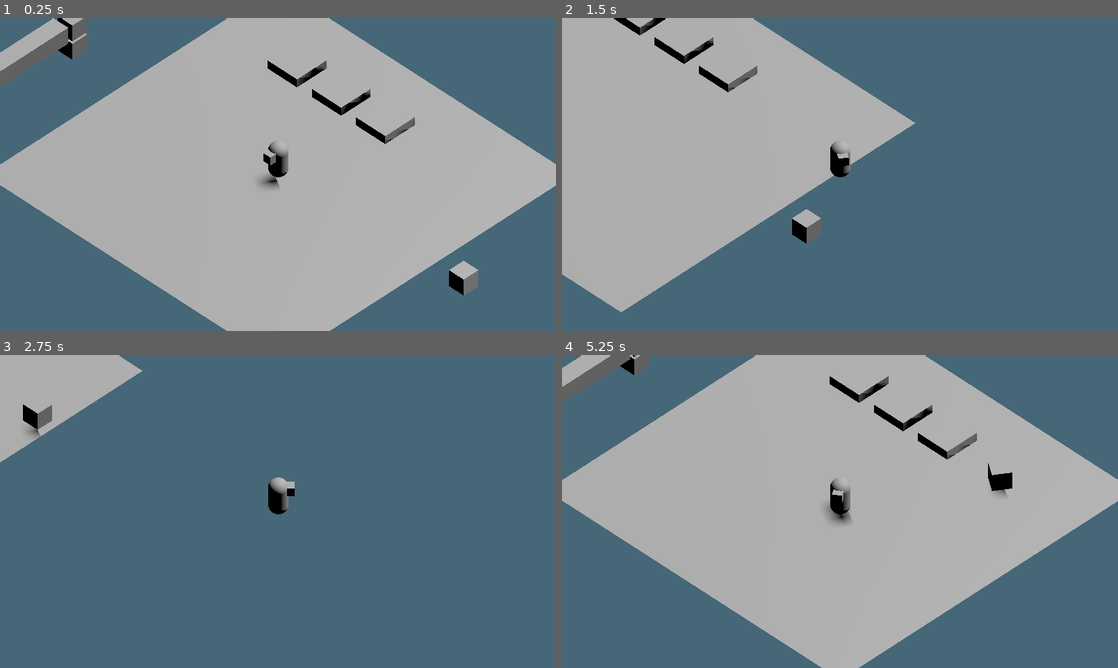
Above: before the commit, frames 1-4 (two rows, left to right).
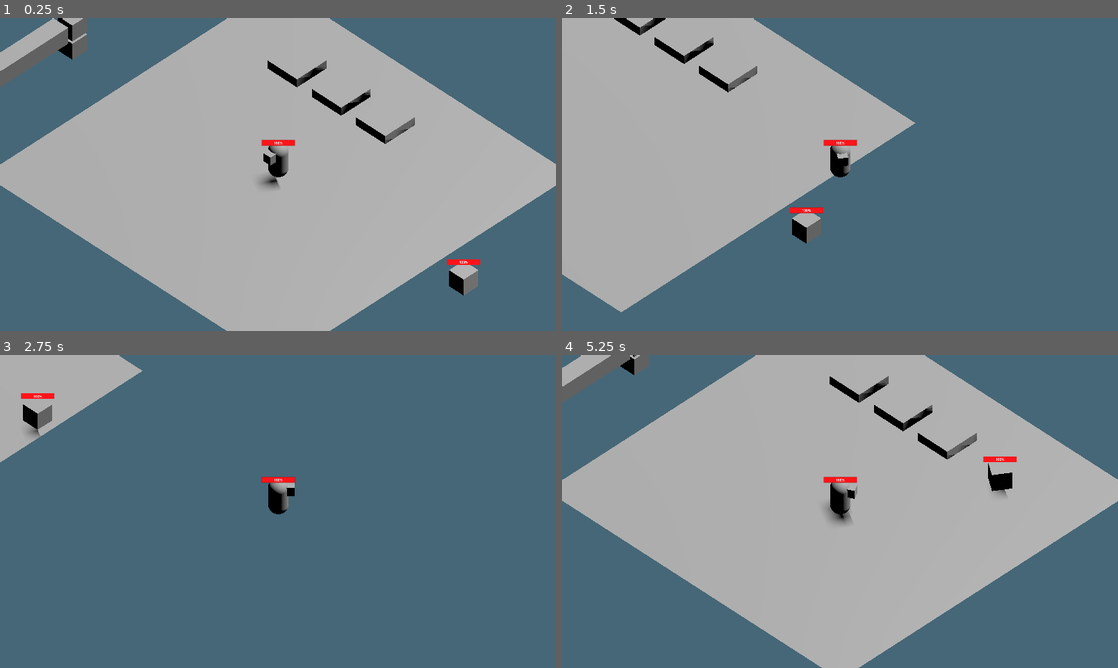
Above: after the commit, the same moments.

Repository: Scrawach/cybertale
Game: Godot game, scene res://root.tscn
The game is run twice, just before and just after one commit, with the same random seed, the same clock (stepped at 60 frames per second) and the same inputs.
Inputs (mouse positions are in pixels of both pictures, inside the frame that each line leads up to):
- Up to frame 1 (0.25 s): no input
- Up to frame 2 (1.5 s): tap Enter at 0.5 s; move the mouse to (962, 158) at 0.52 s; hold D (move_right) 0.53-1.28 s; click (962, 158) at 0.6 s; tap Space (dash) at 0.8, 1.35 s; move the mouse to (728, 190) at 1.27 s; hold S (move_backward) from 1.28 s (still down)
- Up to frame 3 (2.75 s): click (166, 527) at 1.55 s; move the mouse to (333, 442) at 2.02 s; release S (move_backward) at 2.03 s; hold D (move_right) from 2.03 s (still down); click (333, 442) at 2.1 s; tap Space (dash) at 2.3 s
- Up to frame 4 (5.25 s): move the mouse to (812, 574) at 2.77 s; release D (move_right) at 2.78 s; hold W (move_forward) 2.78-3.53 s; tap Space (dash) at 2.85, 3.8, 4.35 s; click (812, 574) at 3.05 s; move the mouse to (1006, 558) at 3.52 s; hold A (move_left) 3.53-5.03 s; click (1006, 558) at 3.6 s; move the mouse to (673, 464) at 4.27 s; click (673, 464) at 4.55 s; move the mouse to (867, 511) at 5.02 s; hold S (move_backward) from 5.03 s (still down); click (867, 511) at 5.1 s

The runs differ from the first frame. In frame 1, 0.2% of the frame differs, in the area x 47-87%, y 38-79%; in frame 2, 0.2%; in frame 3, 0.2%; in frame 4, 0.3%, in the area x 47-82%, y 32-53%.

Commit message:
feature: add hitboxes for enemies, add hurtbox for hero, implement attack behaviour

Diff:
--- a/src/gameplay/camera/camera_point.gd
+++ b/src/gameplay/camera/camera_point.gd
@@ -14,3 +14,12 @@
 
 func shake(strength: float = 0.1):
 	shaker.shake(strength)
+
+func get_mouse_position_in_world_3d() -> Vector3:
+	var plane = Plane(Vector3(0, 1, 0), 0)
+	var ray_length = 1000
+	var mouse_position = get_viewport().get_mouse_position()
+	var from = camera.project_ray_origin(mouse_position)
+	var to = from + camera.project_ray_normal(mouse_position) * ray_length
+	var cursor_position_on_plane = plane.intersects_ray(from, to)
+	return cursor_position_on_plane
--- /dev/null
+++ b/src/gameplay/common/death.gd
@@ -0,0 +1,13 @@
+class_name Death
+extends Node
+
+@export var health: Health
+@export var body: Node3D
+
+func _ready() -> void:
+	health.died.connect(_on_died)
+
+func _on_died() -> void:
+	# play die animation
+	# disable AI and etc
+	body.queue_free()
--- a/src/gameplay/common/health.gd
+++ b/src/gameplay/common/health.gd
@@ -1,2 +1,20 @@
 class_name Health
 extends Node
+
+signal changed(health: Health)
+signal died()
+
+@export var value: int
+@export var max_value: int
+
+func take_damage(strength: int) -> void:
+	value = max(0, value - strength)
+	print(value)
+	changed.emit(self)
+
+	if value == 0:
+		died.emit()
+
+func heal(strength: int) -> void:
+	value = min(value + strength, max_value)
+	changed.emit(self)
--- /dev/null
+++ b/src/gameplay/common/health_bar.gd
@@ -0,0 +1,14 @@
+class_name HealthBar
+extends Node3D
+
+@export var health: Health
+
+@onready var bar: ProgressBar = $SubViewport/ProgressBar
+
+func _ready() -> void:
+	health.changed.connect(_on_health_changed)
+	_on_health_changed(health)
+
+func _on_health_changed(health: Health) -> void:
+	bar.max_value = health.max_value
+	bar.value = health.value
--- /dev/null
+++ b/src/gameplay/common/health_bar.tscn
@@ -0,0 +1,45 @@
+[gd_scene load_steps=5 format=3 uid="uid://cmhrypiiccgbj"]
+
+[ext_resource type="Script" uid="uid://djybj3561lyf3" path="res://gameplay/common/health_bar.gd" id="1_g5vyt"]
+
+[sub_resource type="ViewportTexture" id="ViewportTexture_lwwil"]
+viewport_path = NodePath("SubViewport")
+
+[sub_resource type="StyleBoxFlat" id="StyleBoxFlat_yer6i"]
+bg_color = Color(0, 0, 0, 1)
+
+[sub_resource type="StyleBoxFlat" id="StyleBoxFlat_14oge"]
+bg_color = Color(1, 0.0823529, 0.0980392, 1)
+
+[node name="Health Bar" type="Node3D"]
+script = ExtResource("1_g5vyt")
+
+[node name="Sprite3D" type="Sprite3D" parent="."]
+billboard = 1
+double_sided = false
+no_depth_test = true
+texture = SubResource("ViewportTexture_lwwil")
+
+[node name="SubViewport" type="SubViewport" parent="."]
+transparent_bg = true
+handle_input_locally = false
+gui_snap_controls_to_pixels = false
+size = Vector2i(480, 270)
+render_target_update_mode = 4
+
+[node name="ProgressBar" type="ProgressBar" parent="SubViewport"]
+custom_minimum_size = Vector2(160, 20)
+anchors_preset = 8
+anchor_left = 0.5
+anchor_top = 0.5
+anchor_right = 0.5
+anchor_bottom = 0.5
+offset_left = -2.0
+offset_top = -13.5
+offset_right = 2.0
+offset_bottom = 13.5
+grow_horizontal = 2
+grow_vertical = 2
+theme_override_styles/background = SubResource("StyleBoxFlat_yer6i")
+theme_override_styles/fill = SubResource("StyleBoxFlat_14oge")
+value = 50.0
--- /dev/null
+++ b/src/gameplay/common/hitbox.gd
@@ -0,0 +1,13 @@
+class_name HitBox
+extends Area3D
+
+@export var health: Health
+
+func _ready() -> void:
+	area_entered.connect(_on_area_entered)
+
+func _on_area_entered(damage: Damage) -> void:
+	if damage == null:
+		return
+
+	health.take_damage(damage.value)
--- a/src/gameplay/enemies/turret/turret.gd
+++ b/src/gameplay/enemies/turret/turret.gd
@@ -17,7 +17,7 @@
 	target = null
 
 
-func _physics_process(delta: float) -> void:
+func _physics_process(_delta: float) -> void:
 	if target == null:
 		return
 
--- a/src/gameplay/enemies/turret/turret.tscn
+++ b/src/gameplay/enemies/turret/turret.tscn
@@ -1,7 +1,11 @@
-[gd_scene load_steps=9 format=3 uid="uid://cgvvgdk5wett8"]
+[gd_scene load_steps=14 format=3 uid="uid://cgvvgdk5wett8"]
 
 [ext_resource type="Script" uid="uid://c6tu0t66dklqx" path="res://gameplay/enemies/turret/turret.gd" id="1_5sm3u"]
 [ext_resource type="Script" uid="uid://d35kd0bck3s7d" path="res://gameplay/common/damage.gd" id="2_4qn16"]
+[ext_resource type="Script" uid="uid://b8hqs1hbipqv7" path="res://gameplay/common/health.gd" id="3_pah8q"]
+[ext_resource type="Script" uid="uid://piwtt8eoedqa" path="res://gameplay/common/hitbox.gd" id="4_fj17f"]
+[ext_resource type="PackedScene" uid="uid://cmhrypiiccgbj" path="res://gameplay/common/health_bar.tscn" id="5_wvp2x"]
+[ext_resource type="Script" uid="uid://dkkhphqh8vkxx" path="res://gameplay/common/death.gd" id="6_6kv0s"]
 
 [sub_resource type="BoxShape3D" id="BoxShape3D_5sm3u"]
 size = Vector3(1.27789, 2.26379, 1.22473)
@@ -19,6 +23,9 @@
 
 [sub_resource type="BoxMesh" id="BoxMesh_5sm3u"]
 size = Vector3(1, 1, 25)
+
+[sub_resource type="SphereShape3D" id="SphereShape3D_wvp2x"]
+radius = 1.0
 
 [node name="Turret" type="Node3D"]
 script = ExtResource("1_5sm3u")
@@ -78,5 +85,30 @@
 wait_time = 2.0
 one_shot = true
 
+[node name="Health" type="Node" parent="."]
+script = ExtResource("3_pah8q")
+value = 10
+max_value = 10
+
+[node name="HitBox" type="Area3D" parent="." node_paths=PackedStringArray("health")]
+transform = Transform3D(1, 0, 0, 0, 1, 0, 0, 0, 1, 0, 0.738309, 0)
+collision_layer = 32
+collision_mask = 64
+script = ExtResource("4_fj17f")
+health = NodePath("../Health")
+
+[node name="CollisionShape3D" type="CollisionShape3D" parent="HitBox"]
+shape = SubResource("SphereShape3D_wvp2x")
+
+[node name="Health Bar" parent="." node_paths=PackedStringArray("health") instance=ExtResource("5_wvp2x")]
+transform = Transform3D(1, 0, 0, 0, 1, 0, 0, 0, 1, 0, 2, 0)
+health = NodePath("../Health")
+
+[node name="Death" type="Node" parent="." node_paths=PackedStringArray("health", "body")]
+script = ExtResource("6_6kv0s")
+health = NodePath("../Health")
+body = NodePath("..")
+metadata/_custom_type_script = "uid://dkkhphqh8vkxx"
+
 [connection signal="body_entered" from="Observer" to="." method="_on_observer_body_entered"]
 [connection signal="body_exited" from="Observer" to="." method="_on_observer_body_exited"]
--- a/src/gameplay/enemies/virus/chasing_virus.tscn
+++ b/src/gameplay/enemies/virus/chasing_virus.tscn
@@ -1,7 +1,11 @@
-[gd_scene load_steps=6 format=3 uid="uid://bkfe7or2qr1ti"]
+[gd_scene load_steps=11 format=3 uid="uid://bkfe7or2qr1ti"]
 
 [ext_resource type="Script" uid="uid://b47jb5u0e2f1m" path="res://gameplay/enemies/virus/virus.gd" id="1_s1dqi"]
 [ext_resource type="Script" uid="uid://d35kd0bck3s7d" path="res://gameplay/common/damage.gd" id="2_0etyu"]
+[ext_resource type="Script" uid="uid://piwtt8eoedqa" path="res://gameplay/common/hitbox.gd" id="3_tdwn7"]
+[ext_resource type="Script" uid="uid://b8hqs1hbipqv7" path="res://gameplay/common/health.gd" id="4_hetxe"]
+[ext_resource type="PackedScene" uid="uid://cmhrypiiccgbj" path="res://gameplay/common/health_bar.tscn" id="5_hetxe"]
+[ext_resource type="Script" uid="uid://dkkhphqh8vkxx" path="res://gameplay/common/death.gd" id="6_tkedg"]
 
 [sub_resource type="BoxMesh" id="BoxMesh_vvh5c"]
 
@@ -10,6 +14,9 @@
 
 [sub_resource type="SphereShape3D" id="SphereShape3D_jnlp7"]
 radius = 5.0
+
+[sub_resource type="SphereShape3D" id="SphereShape3D_tkedg"]
+radius = 1.0
 
 [node name="Chasing Virus" type="Node3D"]
 script = ExtResource("1_s1dqi")
@@ -44,5 +51,32 @@
 [node name="Cooldown Timer" type="Timer" parent="."]
 one_shot = true
 
+[node name="HitBox" type="Area3D" parent="." node_paths=PackedStringArray("health")]
+transform = Transform3D(1, 0, 0, 0, 1, 0, 0, 0, 1, 0, 1, 0)
+collision_layer = 32
+collision_mask = 64
+script = ExtResource("3_tdwn7")
+health = NodePath("../Health")
+metadata/_custom_type_script = "uid://piwtt8eoedqa"
+
+[node name="CollisionShape3D" type="CollisionShape3D" parent="HitBox"]
+shape = SubResource("SphereShape3D_tkedg")
+
+[node name="Health" type="Node" parent="."]
+script = ExtResource("4_hetxe")
+value = 10
+max_value = 10
+metadata/_custom_type_script = "uid://b8hqs1hbipqv7"
+
+[node name="Health Bar" parent="." node_paths=PackedStringArray("health") instance=ExtResource("5_hetxe")]
+transform = Transform3D(1, 0, 0, 0, 1, 0, 0, 0, 1, 0, 2, 0)
+health = NodePath("../Health")
+
+[node name="Death" type="Node" parent="." node_paths=PackedStringArray("health", "body")]
+script = ExtResource("6_tkedg")
+health = NodePath("../Health")
+body = NodePath("..")
+metadata/_custom_type_script = "uid://dkkhphqh8vkxx"
+
 [connection signal="body_entered" from="Observer" to="." method="_on_observer_body_entered"]
 [connection signal="body_exited" from="Observer" to="." method="_on_observer_body_exited"]
--- a/src/gameplay/enemies/virus/virus.gd
+++ b/src/gameplay/enemies/virus/virus.gd
@@ -23,7 +23,7 @@
 	process_state(current_state, delta)
 
 func process_state(state: State, delta: float) -> void:
-	match current_state:
+	match state:
 		State.Idle:
 			pass
 		State.Walking:
@@ -79,7 +79,7 @@
 	target = body
 	switch_to(State.Chasing)
 
-func _on_observer_body_exited(body: Node3D) -> void:
+func _on_observer_body_exited(_body: Node3D) -> void:
 	if not is_endless_chasing:
 		target = null
 		switch_to(State.Idle)
--- a/src/gameplay/hero/hero.gd
+++ b/src/gameplay/hero/hero.gd
@@ -7,9 +7,13 @@
 
 @onready var hitbox: Area3D = $Hitbox
 @onready var dash_timer: Timer = $"Dash Timer"
+@onready var health: Health = $Health
+
+@onready var attack_cooldown: Timer = $"Attack Cooldown"
 
 var is_dash: bool = false
 var direction_angle: float
+var is_attack_processing: bool
 
 func _ready() -> void:
 	dash_timer.timeout.connect(_on_dash_timeout)
@@ -19,12 +23,16 @@
 	if Input.is_action_just_pressed("dash") and not is_dash:
 		_start_dash()
 
-	_rotation_process(delta)
+	if not is_dash:
+		if Input.is_action_just_pressed("attack") and attack_cooldown.is_stopped():
+			_attack_process()
 
-	if not is_dash:
 		_movement_process(delta)
 	else:
 		_dash_process(delta)
+
+	if not is_attack_processing:
+		_rotation_process(delta)
 
 func _rotation_process(delta: float) -> void:
 	if not Vector2(velocity.z, velocity.x).is_zero_approx():
@@ -36,6 +44,21 @@
 	var movement_input = get_movement_input(camera.camera)
 	velocity = movement_input * movement_speed
 	move_and_slide()
+
+func _attack_process() -> void:
+	var view_point: Vector3 = camera.get_mouse_position_in_world_3d()
+	var view_direction: Vector3 = -1 * (view_point - global_position)
+	look_at(global_position + view_direction)
+	direction_angle = rotation_degrees.y
+
+	attack_cooldown.start()
+	$HurtBox/MeshInstance3D.visible = true
+	$HurtBox/CollisionShape3D.disabled = false
+	is_attack_processing = true
+	await get_tree().create_timer(0.1).timeout
+	is_attack_processing = false
+	$HurtBox/MeshInstance3D.visible = false
+	$HurtBox/CollisionShape3D.disabled = true
 
 func _start_dash() -> void:
 	is_dash = true
@@ -55,6 +78,9 @@
 	velocity = direction * dash_speed
 	move_and_slide()
 
+func vector3_from_angle_z(z) -> Vector3:
+	return Vector3(sin(z), 0, cos(z))
+
 func get_movement_input(relative: Node3D) -> Vector3:
 	var input := Vector3.ZERO
 	input.x = Input.get_axis("move_left", "move_right")
@@ -62,9 +88,10 @@
 	input = input.rotated(Vector3.UP, relative.global_rotation.y )
 	return input.normalized()
 
-func _on_hitbox_area_entered(area: Area3D) -> void:
-	print(area)
-	var damage: Damage = area as Damage
+
+func _on_hitbox_area_entered(damage: Damage) -> void:
+	if damage == null:
+		return
 
 	if damage:
-		print("Hero take %s damage" % damage.value)
+		health.take_damage(damage.value)
--- a/src/gameplay/hero/hero.tscn
+++ b/src/gameplay/hero/hero.tscn
@@ -1,6 +1,9 @@
-[gd_scene load_steps=6 format=3 uid="uid://crlg8ydib8anl"]
+[gd_scene load_steps=11 format=3 uid="uid://crlg8ydib8anl"]
 
 [ext_resource type="Script" uid="uid://ps2fuefcsyco" path="res://gameplay/hero/hero.gd" id="1_x1143"]
+[ext_resource type="Script" uid="uid://b8hqs1hbipqv7" path="res://gameplay/common/health.gd" id="2_yer6i"]
+[ext_resource type="PackedScene" uid="uid://cmhrypiiccgbj" path="res://gameplay/common/health_bar.tscn" id="3_14oge"]
+[ext_resource type="Script" uid="uid://d35kd0bck3s7d" path="res://gameplay/common/damage.gd" id="4_ftbyr"]
 
 [sub_resource type="CapsuleShape3D" id="CapsuleShape3D_pq8q7"]
 
@@ -11,6 +14,13 @@
 
 [sub_resource type="CapsuleShape3D" id="CapsuleShape3D_pyidc"]
 radius = 0.4
+
+[sub_resource type="SphereShape3D" id="SphereShape3D_14oge"]
+radius = 1.0
+
+[sub_resource type="SphereMesh" id="SphereMesh_ftbyr"]
+radius = 1.0
+height = 2.0
 
 [node name="Hero" type="CharacterBody3D"]
 collision_layer = 2
@@ -42,4 +52,31 @@
 wait_time = 0.25
 one_shot = true
 
+[node name="Health" type="Node" parent="."]
+script = ExtResource("2_yer6i")
+value = 100
+max_value = 100
+
+[node name="Health Bar" parent="." node_paths=PackedStringArray("health") instance=ExtResource("3_14oge")]
+transform = Transform3D(1, 0, 0, 0, 1, 0, 0, 0, 1, 0, 2, 0)
+health = NodePath("../Health")
+
+[node name="HurtBox" type="Area3D" parent="."]
+transform = Transform3D(1, 0, 0, 0, 1, 0, 0, 0, 1, 0, 1, 1)
+collision_layer = 64
+collision_mask = 32
+script = ExtResource("4_ftbyr")
+value = 5
+
+[node name="CollisionShape3D" type="CollisionShape3D" parent="HurtBox"]
+shape = SubResource("SphereShape3D_14oge")
+disabled = true
+
+[node name="MeshInstance3D" type="MeshInstance3D" parent="HurtBox"]
+visible = false
+mesh = SubResource("SphereMesh_ftbyr")
+
+[node name="Attack Cooldown" type="Timer" parent="."]
+one_shot = true
+
 [connection signal="area_entered" from="Hitbox" to="." method="_on_hitbox_area_entered"]
--- a/src/project.godot
+++ b/src/project.godot
@@ -84,6 +84,8 @@
 3d_physics/layer_3="hero_hitbox"
 3d_physics/layer_4="enemy_attack"
 3d_physics/layer_5="enemy_observer"
+3d_physics/layer_6="enemy_hitbox"
+3d_physics/layer_7="hero_attack"
 
 [rendering]
 
Not shown, added: src/gameplay/common/death.gd.uid
Not shown, added: src/gameplay/common/health_bar.gd.uid
Not shown, added: src/gameplay/common/hitbox.gd.uid
